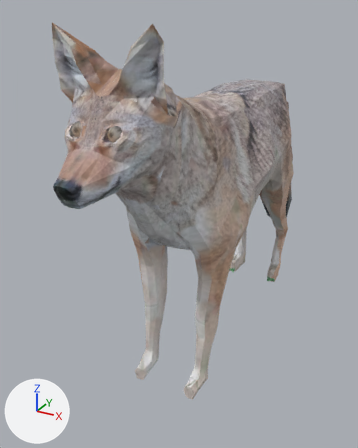
Two versions of the Blender file 3d/coyote/coyote.blend, one commit apart.
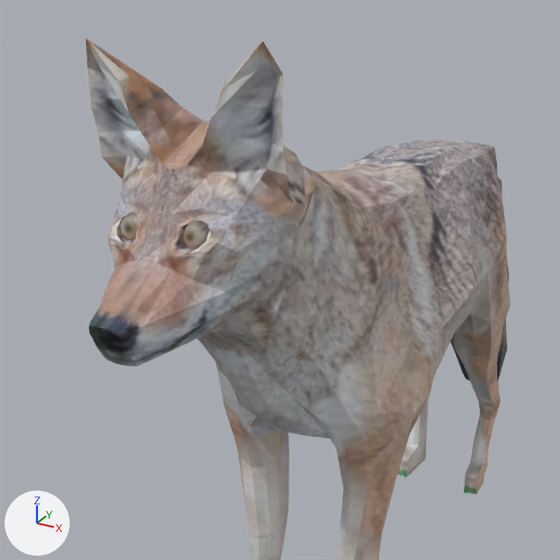
The first picture shows the older version from a camera (50 mm lens) standing at (2.89, -6.85, 4.96) and looking at (-0.41, -0.85, 1.95). The close-ups show both versions on the part from 1% to 90% of the width and 0% to 71% of the height of that picture. Lighting does not change. The marker at lower left points along +X, +Y and +Z.
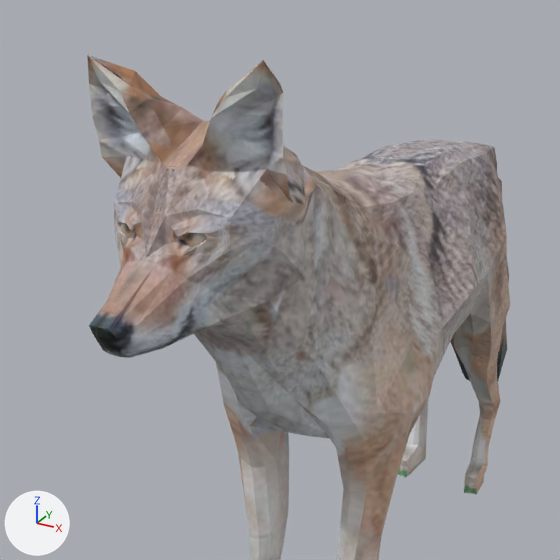
The change in detail:
me_plane_001 is used by ob_plane; location (0.0, -1.14, 2.44); rotation (0.0, -1.571, 0.0), in degrees (0, -90, 0); scale (0.468, 0.468, 0.468).
me_plane_001 had 506 vertices, 487 faces, 1 loose edge and spanned x -5.42..5.08, y -5.63..8.74, z -1.8..0.03.
me_plane_001 now has 509 vertices, 490 faces, 1 loose edge and spans x -5.42..4.9, y -5.63..8.74, z -1.8..0.03.
Part 1, on me_plane_001:
4 faces are deleted.
5 vertices in x 1.77..1.86, y -5.34..-4.22, z -0.42..0.0 move by (0.09, 0.0, 0.0).
5 vertices in x 4.01..4.42, y -3.95..-3.76, z -1.31..-0.84 move by (-0.08, 0.0, 0.0).
4 vertices in x 2.11..2.28, y -5.51..-5.26, z -0.36..-0.2 move by (0.0, 0.0, 0.07).
4 vertices in x 4.7..5.08, y -4.08..-3.85, z -1.32..-1.07 move by (-0.18, 0.0, 0.0).
3 vertices in x 1.95..2.64, y -5.42..-4.64, z -0.55..-0.23 move by (0.0, 0.0, 0.08).
3 vertices in x 4.53..4.69, y -4.1..-3.56, z -0.71..-0.56 move by (-0.1, 0.0, 0.0).
41 vertices move from x 1.78..4.68, y -5.3..-3.66, z -1.23..-0.13 to x 1.89..4.66, y -4.98..-3.66, z -1.2..-0.14.
3 vertices are added at (1.87, -5.3, -0.17), (1.86, -4.78, -0.16), (1.85, -4.78, 0.0).
7 new faces join them.

What differs and where, as boxes [x1, y1, x2, y2] in the close-ups (560 x 560 px):
'Plane', reshaped
    before: [86, 38, 510, 560]
    after: [87, 55, 510, 560]
part 1 of me_plane_001, built on
    before: [86, 38, 305, 366]
    after: [87, 55, 305, 358]
